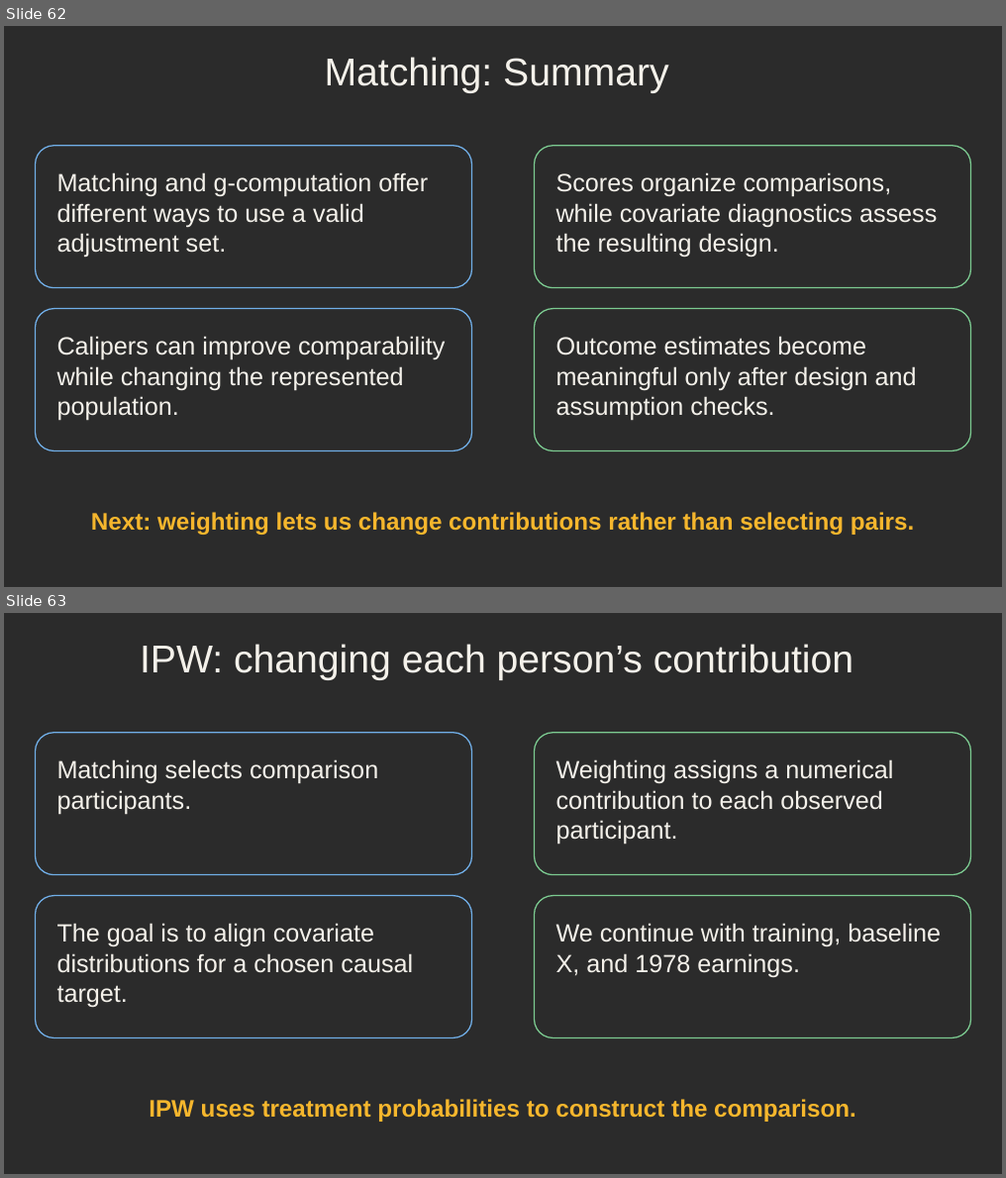
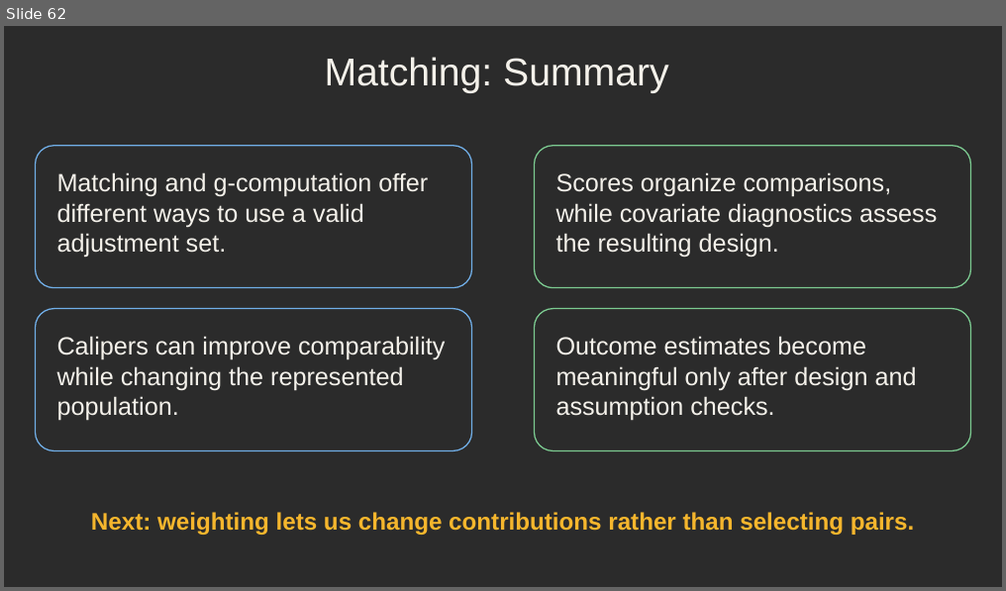
Before and after one commit to djghosh1123/STAT-7900-Causal-Analysis, a slide deck: Lectures/Lecture 6.pptx. Shown one above the other, each under a label of ours: slides 62 and 63 before the commit, slide 62 after it. The pictures are 1006x1178 and 1006x591 pixels, drawn with LibreOffice and Linux fonts; fonts in the diff are those of the drawing; background and template pictures are left out; a plain dark background stands for a picture behind light text. Boxes give left, top, right and bottom in pixels: in the first picture for what was removed or moved away, otherwise in the second. Text is boxed around its words. In the diff, an @@ line names an element or a change of style, - is before the commit and + after.

```diff
--- a/Lectures/Lecture 6.pptx
+++ b/Lectures/Lecture 6.pptx
@@ slide 63 removed at [4,613,1002,1174], background picture (left out) @@
@@ text removed at [140,644,853,680] @@
-IPW: changing each person’s contribution
@@ rounded rectangle removed at [35,733,472,875] @@
@@ text removed at [57,760,378,814] @@
-Matching selects comparison participants.
@@ rounded rectangle removed at [534,733,971,875] @@
@@ text removed at [556,760,893,845] @@
-Weighting assigns a numerical contribution to each observed participant.
@@ rounded rectangle removed at [35,895,472,1038] @@
@@ rounded rectangle removed at [534,895,971,1038] @@
@@ text removed at [57,923,413,1007] @@
-The goal is to align covariate distributions for a chosen causal target.
@@ text removed at [556,923,941,977] @@
-We continue with training, baseline X, and 1978 earnings.
@@ text removed at [149,1099,856,1122] @@
-IPW uses treatment probabilities to construct the comparison.
```
Also in this commit, not shown: 45 other slides removed, 3 other files.
